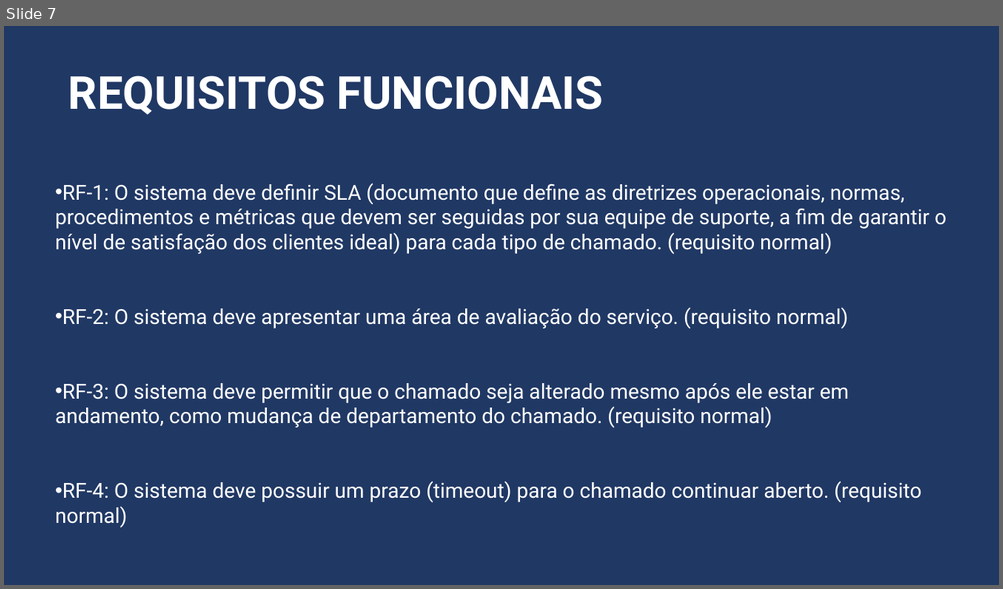
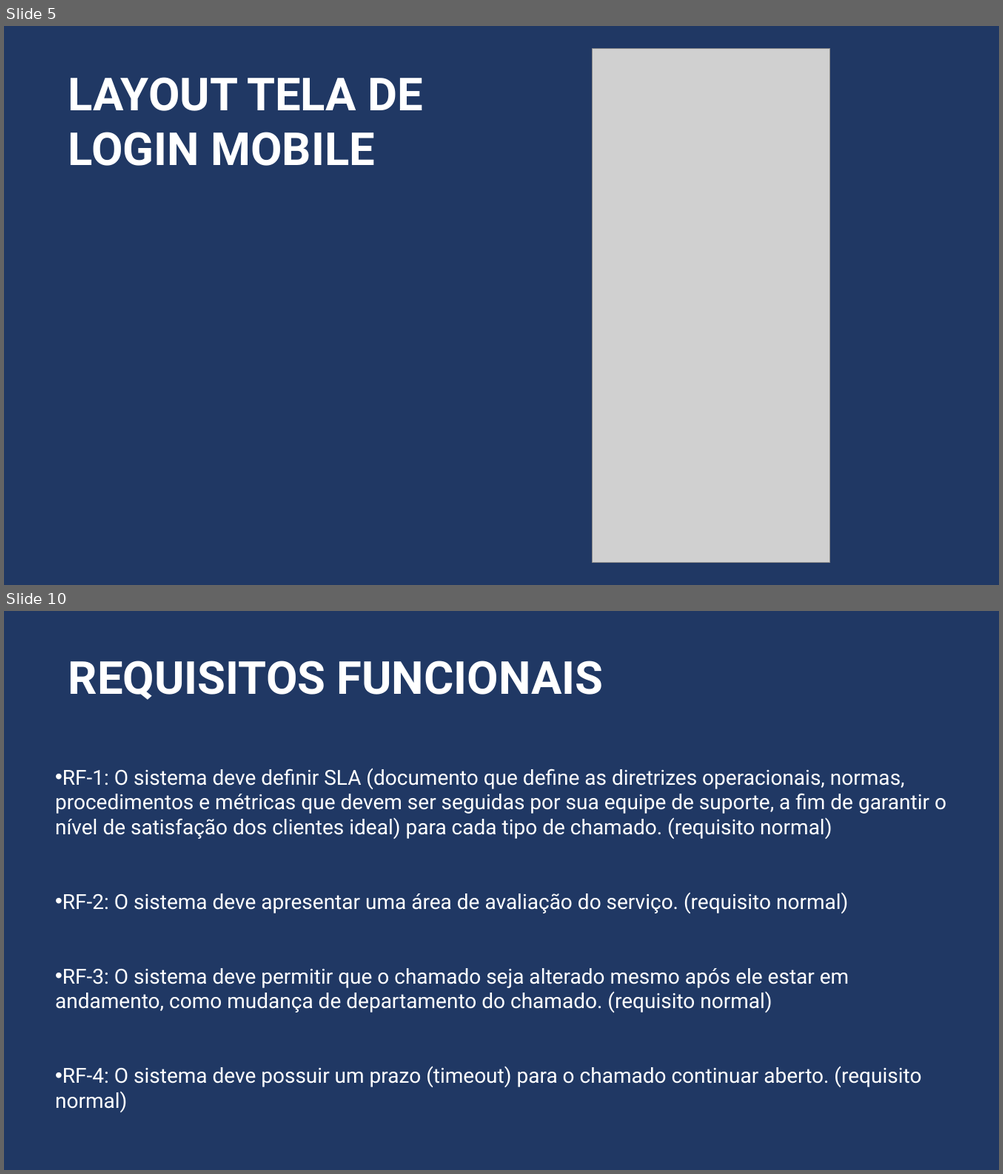
Before and after one commit to Nayayaa/Projeto_Front_End_Grupo, a slide deck: PROJETO_FRONT-END_1.pptx. Shown one above the other, each under a label of ours: slide 7 before the commit, slides 5 and 10 after it; the slides between them are not shown. The pictures are 1003x589 and 1003x1174 pixels, drawn with LibreOffice and Linux fonts; fonts in the diff are those of the drawing; grey boxes stand for pictures. Boxes give left, top, right and bottom in pixels: in the first picture for what was removed or moved away, otherwise in the second. Text is boxed around its words. In the diff, an @@ line names an element or a change of style, - is before the commit and + after.

```diff
--- a/PROJETO_FRONT-END_1.pptx
+++ b/PROJETO_FRONT-END_1.pptx
@@ slide 5 added at bbox=[4, 26, 999, 585], background #203864 @@
@@ picture added at bbox=[592, 48, 830, 563] @@
@@ text added at bbox=[68, 77, 423, 166], 44 pt, text #FFFFFF, bold @@
+LAYOUT TELA DE LOGIN MOBILE
@@ what was slide 7 is now slide 10 @@
```
Also in this commit, not shown: 2 slides changed, 3 other slides added, 1 slide removed.
